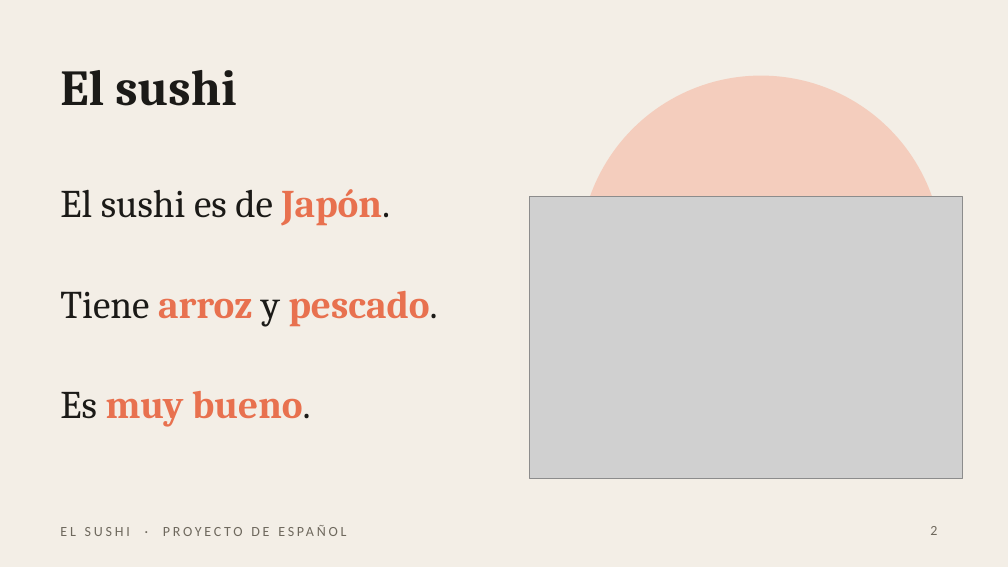
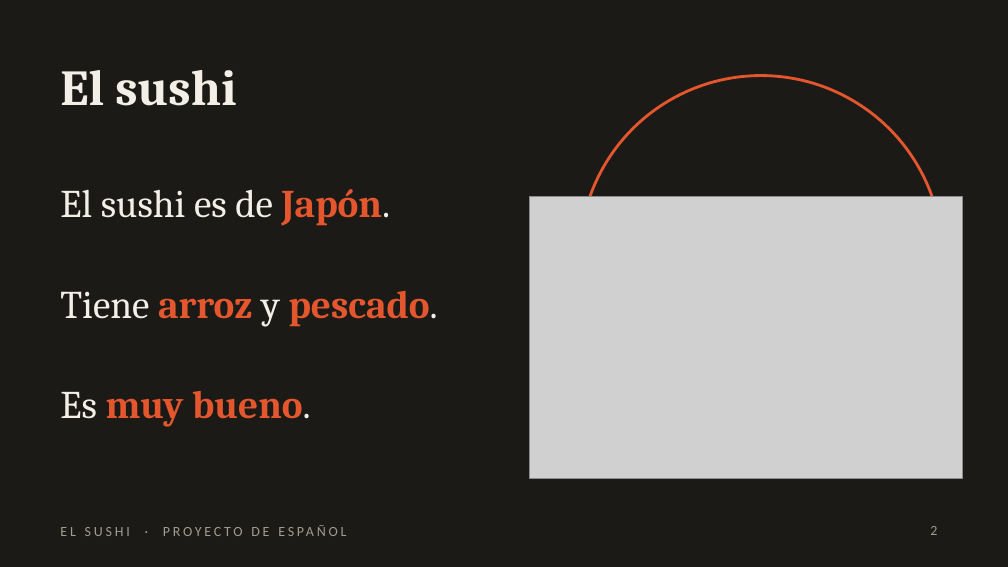
Before and after one commit to AlexTheRobota/Study-with-Alex-and-tati, a slide deck: slide 2 of El_Sushi_Proyecto_de_Espanol.pptx. Drawn at 1008x567 pixels with LibreOffice and Linux fonts; fonts in the diff are those of the drawing; grey boxes stand for pictures. Boxes give left, top, right and bottom in pixels: in the first picture for what was removed or moved away, otherwise in the second. Text is boxed around its words. In the diff, an @@ line names an element or a change of style, - is before the commit and + after.

```diff
--- a/El_Sushi_Proyecto_de_Espanol.pptx
+++ b/El_Sushi_Proyecto_de_Espanol.pptx
@@ background #F3EEE6 to #1B1A17 @@
@@ title "El sushi" at (x1=60, y1=70, x2=236, y2=106): text colour #1B1A17 to #F3EEE6 @@
@@ ellipse at (x1=580, y1=76, x2=942, y2=438): fill #F6B39C at 55% opacity to none; outline none to #E4572E 2 pt @@
@@ text "El sushi es de Japón." at (x1=60, y1=189, x2=390, y2=226): text colour #1B1A17 to #F3EEE6 in "El sushi es de Japón."; text colour #E8714F to #E4572E in "Japón." @@
@@ text "Tiene arroz y pescado." at (x1=60, y1=290, x2=438, y2=327): text colour #1B1A17 to #F3EEE6 in "Tiene y pescado."; text colour #E8714F to #E4572E in "arroz pescado." @@
@@ text "Es muy bueno." at (x1=60, y1=391, x2=311, y2=427): text colour #1B1A17 to #F3EEE6 in "Es bueno."; text colour #E8714F to #E4572E in "muy bueno." @@
@@ text "EL SUSHI · PROYECTO DE ..." at (x1=60, y1=527, x2=130, y2=536): text colour #6E685D to #A39B8C @@
@@ page number at (x1=930, y1=526, x2=937, y2=535): text colour #6E685D to #A39B8C @@
```
Also in this commit, not shown: 6 other slides changed.
